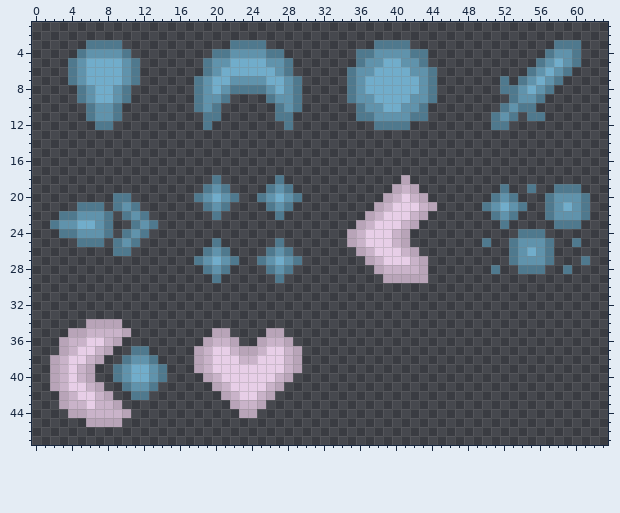
File history of a pixel-art sprite, Assets/Sprites/UI/Icons.png. The picture above is the old version.
The file is 64x64 pixels. Shown: x 0..63, y 1..47.
And afterwards:
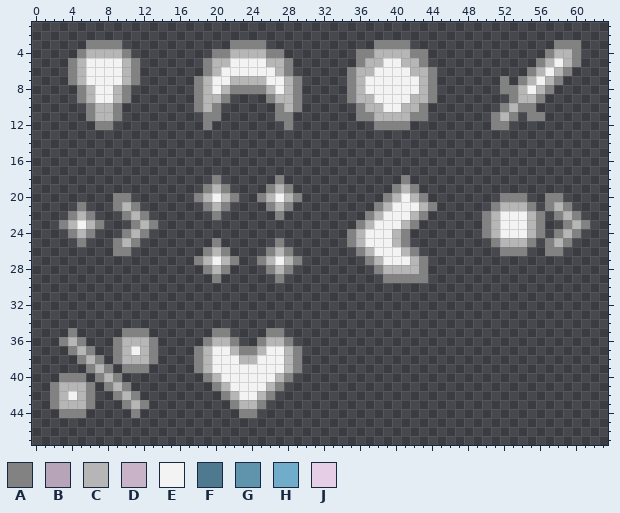
Palette (. is transparent): A #828282  B #b8a4b8  C #b6b6b6  D #c9b3c9  E #f3f3f3  F #4f798e  G #6093ac  H #71adcb  J #e7cee7
Difference:
Changed rows in their new state; - is an unchanged pixel.
first column x 4:
 3 --AAAA------------AAAA------------AAAA----------------AAA
 4 -ACCCCA---------AACCCCAA--------AACCCCAA-------------ACCA
 5 ACEEEECA-------ACCEEEECCA-------ACCEECCA------------ACECA
 6 ACEEEECA-------ACEEEEEECA------ACCEEEECCA----------ACECA-
 7 ACEEEECA------ACEECCCCEECA-----ACEEEEEECA-------A-ACECA--
 8 -ACEECA-------ACECAAAACECA-----ACEEEEEECA-------AACECA---
 9 -ACEECA-------ACCA----ACCA-----ACCEEEECCA--------ACCA----
10 --ACCA--------ACA------ACA------ACCEECCA--------ACAA-----
11 --ACCA---------AA------AA-------AACCCCAA-------ACA-AA----
12 ---AA----------A--------A---------AAAA---------AA--------
first column x 2:
18 ------------------A------A-------------A--------------------
19 -----------------ACA----ACA-----------ACA---------.--.--...-
20 -------AA-------ACECA--ACECA---------ACECA-------.AAA--AA...
21 ---A..-ACA-------ACA----ACA---------ACEEECA-----.ACCCA-ACA..
22 -.ACA..-ACA-------A------A---------ACEEECA------ACEEECA.ACA.
23 .ACECA.--ACA----------------------ACEEECA-------ACEEECA-.ACA
24 -.ACA..-ACA----------------------ACEEECA--------ACEEECA-ACA-
25 ---A..-ACA--------A------A-------ACEEECA--------.ACCCA.ACA.-
26 -------AA--------ACA----ACA-------ACEEECA---------AAA..AA---
27 ----------------ACECA--ACECA-------ACEEECA---------.....---.
28 -----------------ACA----ACA---------ACCCCA-------.--...--.--
29 ------------------A------A-----------AAAAA------------------
first column x 2:
34 ----....--------------------
35 --A.....AAA-------AA----AA--
36 -ACA...ACCCA-----ACCA--ACCA-
37 -.ACA..ACECA----ACEECAACEECA
38 ...ACA-ACCCA----ACEEECCEEECA
39 ....ACA.AAA..---ACEEEEEEEECA
40 .AAA.ACA.....----ACEEEEEECA-
41 ACCCA.ACA...------ACEEEECA--
42 ACECA..ACA.--------ACEECA---
43 ACCCA...ACA---------ACCA----
44 -AAA.....A-----------AA-----
45 ----....--------------------
